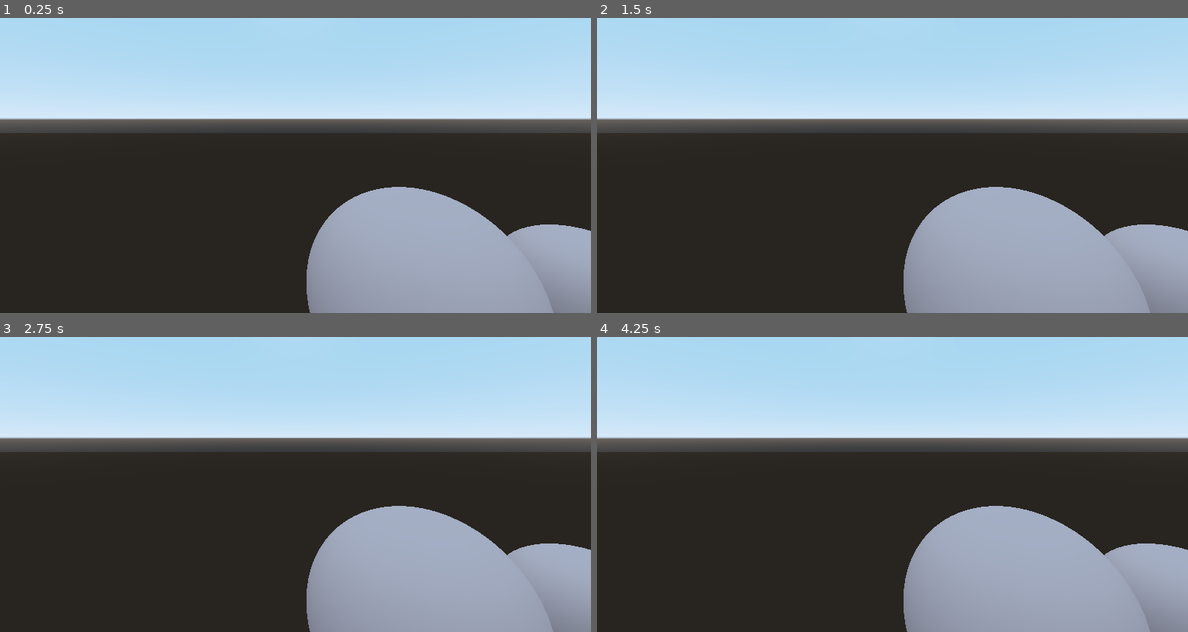
Above: before the commit, frames 1-4 (two rows, left to right).
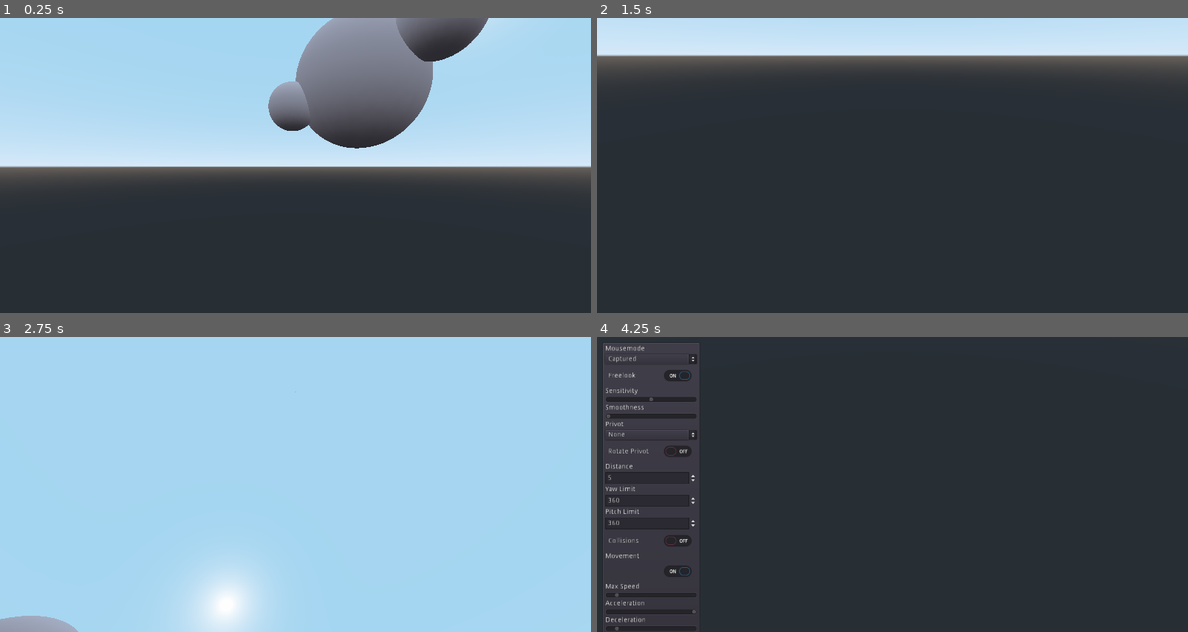
Above: after the commit, the same moments.

Repository: dzil123/webgl_render
Game: Godot game, scene res://Spatial.tscn
Same seed, same stepped clock (60 frames per second), same inputs: the game is played once before the commit and once after it.
Inputs (mouse positions are in pixels of both pictures, inside the frame that each line leads up to):
- Up to frame 1 (0.25 s): no input
- Up to frame 2 (1.5 s): tap Enter at 0.5 s; move the mouse to (1022, 150) at 0.52 s; hold Right (ui_right) 0.53-1.25 s; click (1022, 150) at 0.67 s; tap Space at 1.25 s; drag from (774, 180) to (862, 224) at 1.27 s
- Up to frame 3 (2.75 s): tap Enter at 2 s; move the mouse to (354, 419) at 2.02 s; hold Right (ui_right) from 2.03 s (still down); click (354, 419) at 2.17 s
- Up to frame 4 (4.25 s): release Right (ui_right) at 2.75 s; drag from (862, 543) to (715, 440) at 2.77 s; tap Space at 3.5 s; move the mouse to (1069, 528) at 3.52 s; hold Left (ui_left) from 3.53 s (still down); click (1069, 528) at 3.67 s; tap Escape (ui_cancel) at 4.15 s

The runs differ from the first frame. In frame 1, 52% of the frame differs, in the area x 0-100%, y 0-100%; in frame 2, 50%; in frame 3, 76%, in the area x 0-100%, y 18-100%; in frame 4, 62%.

Commit message:
why this weird distortion :(

Diff:
--- a/backend/CameraSer.gd
+++ b/backend/CameraSer.gd
@@ -1,4 +1,4 @@
 extends Camera
 
 func serialize():
-	return {"mat4": Util.to_mat4(transform), "fov": fov}
+	return {"mat4": Util.to_mat4(global_transform), "fov": fov}
--- a/backend/Spatial.tscn
+++ b/backend/Spatial.tscn
@@ -1,8 +1,9 @@
-[gd_scene load_steps=8 format=2]
+[gd_scene load_steps=9 format=2]
 
 [ext_resource path="res://SocketServer.gd" type="Script" id=1]
 [ext_resource path="res://CameraSer.gd" type="Script" id=2]
 [ext_resource path="res://Serializer.gd" type="Script" id=3]
+[ext_resource path="res://maujoe.camera_control/scripts/camera_control.gd" type="Script" id=4]
 
 [sub_resource type="SpatialMaterial" id=1]
 albedo_color = Color( 1, 0.831373, 0.831373, 1 )
@@ -21,8 +22,13 @@
 
 [node name="Spatial" type="Spatial"]
 
-[node name="Camera" type="Camera" parent="."]
-transform = Transform( 1, 0, 0, 0, 0.976296, 0.21644, 0, -0.21644, 0.976296, -3, 4.5, 4 )
+[node name="CameraHolder" type="Spatial" parent="."]
+transform = Transform( 0.760406, 0.00340049, 0.649439, 0, 0.999986, -0.00523596, -0.649448, 0.00398146, 0.760396, 3.824, -3.5, 7.625 )
+script = ExtResource( 4 )
+collisions = false
+max_speed = Vector3( 5, 5, 5 )
+
+[node name="Camera" type="Camera" parent="CameraHolder"]
 script = ExtResource( 2 )
 
 [node name="Sphere0" type="MeshInstance" parent="."]
--- /dev/null
+++ b/backend/maujoe.camera_control/scripts/camera_control.gd
@@ -0,0 +1,244 @@
+# Licensed under the MIT License.
+# Copyright (c) 2018-2020 Jaccomo Lorenz (Maujoe)
+
+extends Spatial
+
+# User settings:
+# General settings
+export var enabled = true setget set_enabled
+
+# See https://docs.godotengine.org/en/latest/classes/class_input.html?highlight=Input#enumerations
+export(int, "Visible", "Hidden", "Captured, Confined") var mouse_mode = Input.MOUSE_MODE_CAPTURED
+
+enum Freelook_Modes {MOUSE, INPUT_ACTION, MOUSE_AND_INPUT_ACTION}
+
+# Freelook settings
+export var freelook = true
+export (Freelook_Modes) var freelook_mode = 2
+export (float, 0.0, 1.0) var sensitivity = 0.5
+export (float, 0.0, 0.999, 0.001) var smoothness = 0.5 setget set_smoothness
+export (int, 0, 360) var yaw_limit = 360
+export (int, 0, 360) var pitch_limit = 360
+
+# Pivot Settings
+export(NodePath) var privot setget set_privot
+export var distance = 5.0 setget set_distance
+export var rotate_privot = false
+export var collisions = true setget set_collisions
+
+# Movement settings
+export var movement = true
+export (float, 0.0, 1.0) var acceleration = 1.0
+export (float, 0.0, 0.0, 1.0) var deceleration = 0.1
+export var max_speed = Vector3(1.0, 1.0, 1.0)
+export var local = true
+
+# Input Actions
+export var rotate_left_action = ""
+export var rotate_right_action = ""
+export var rotate_up_action = ""
+export var rotate_down_action = ""
+export var forward_action = "ui_up"
+export var backward_action = "ui_down"
+export var left_action = "ui_left"
+export var right_action = "ui_right"
+export var up_action = "ui_page_up"
+export var down_action = "ui_page_down"
+export var trigger_action = ""
+
+# Gui settings
+export var use_gui = true
+export var gui_action = "ui_cancel"
+
+# Intern variables.
+var _mouse_offset = Vector2()
+var _rotation_offset = Vector2()
+var _yaw = 0.0
+var _pitch = 0.0
+var _total_yaw = 0.0
+var _total_pitch = 0.0
+
+var _direction = Vector3(0.0, 0.0, 0.0)
+var _speed = Vector3(0.0, 0.0, 0.0)
+var _gui
+
+var _triggered=false
+
+const ROTATION_MULTIPLIER = 500
+
+func _ready():
+	_check_actions([
+		forward_action,
+		backward_action,
+		left_action,
+		right_action,
+		gui_action,
+		up_action,
+		down_action,
+		rotate_left_action,
+		rotate_right_action,
+		rotate_up_action,
+		rotate_down_action
+	])
+
+	if privot:
+		privot = get_node(privot)
+	else:
+		privot = null
+
+	set_enabled(enabled)
+
+	if use_gui:
+		_gui = preload("camera_control_gui.gd")
+		_gui = _gui.new(self, gui_action)
+		add_child(_gui)
+
+func _input(event):
+		if len(trigger_action)!=0:
+			if event.is_action_pressed(trigger_action):
+				_triggered=true
+			elif event.is_action_released(trigger_action):
+				_triggered=false
+		else:
+			_triggered=true
+		if freelook and _triggered:
+			if event is InputEventMouseMotion:
+				_mouse_offset = event.relative
+
+			_rotation_offset.x = Input.get_action_strength(rotate_right_action) - Input.get_action_strength(rotate_left_action)
+			_rotation_offset.y = Input.get_action_strength(rotate_down_action) - Input.get_action_strength(rotate_up_action)
+
+		if movement and _triggered:
+			_direction.x = Input.get_action_strength(right_action) - Input.get_action_strength(left_action)
+			_direction.y = Input.get_action_strength(up_action) - Input.get_action_strength(down_action)
+			_direction.z = Input.get_action_strength(backward_action) - Input.get_action_strength(forward_action)
+
+func _process(delta):
+	if _triggered:
+		_update_views(delta)
+
+func _update_views(delta):
+	if privot:
+		_update_distance()
+	if freelook:
+		_update_rotation(delta)
+	if movement:
+		_update_movement(delta)
+
+func _physics_process(delta):
+	if _triggered:
+		_update_views_physics(delta)
+
+func _update_views_physics(delta):
+	# Called when collision are enabled
+	_update_distance()
+	if freelook:
+		_update_rotation(delta)
+
+	var space_state = get_world().get_direct_space_state()
+	var obstacle = space_state.intersect_ray(privot.get_translation(),  get_translation())
+	if not obstacle.empty():
+		set_translation(obstacle.position)
+
+func _update_movement(delta):
+	var offset = max_speed * acceleration * _direction
+
+	_speed.x = clamp(_speed.x + offset.x, -max_speed.x, max_speed.x)
+	_speed.y = clamp(_speed.y + offset.y, -max_speed.y, max_speed.y)
+	_speed.z = clamp(_speed.z + offset.z, -max_speed.z, max_speed.z)
+
+	# Apply deceleration if no input
+	if _direction.x == 0:
+		_speed.x *= (1.0 - deceleration)
+	if _direction.y == 0:
+		_speed.y *= (1.0 - deceleration)
+	if _direction.z == 0:
+		_speed.z *= (1.0 - deceleration)
+
+	if local:
+		translate(_speed * delta)
+	else:
+		global_translate(_speed * delta)
+
+func _update_rotation(delta):
+	var offset = Vector2();
+
+	if not freelook_mode == Freelook_Modes.INPUT_ACTION:
+		offset += _mouse_offset * sensitivity
+	if not freelook_mode == Freelook_Modes.MOUSE:
+		offset += _rotation_offset * sensitivity * ROTATION_MULTIPLIER * delta
+
+	_mouse_offset = Vector2()
+
+	_yaw = _yaw * smoothness + offset.x * (1.0 - smoothness)
+	_pitch = _pitch * smoothness + offset.y * (1.0 - smoothness)
+
+	if yaw_limit < 360:
+		_yaw = clamp(_yaw, -yaw_limit - _total_yaw, yaw_limit - _total_yaw)
+	if pitch_limit < 360:
+		_pitch = clamp(_pitch, -pitch_limit - _total_pitch, pitch_limit - _total_pitch)
+
+	_total_yaw += _yaw
+	_total_pitch += _pitch
+
+	if privot:
+		var target = privot.get_translation()
+		var dist = get_translation().distance_to(target)
+
+		set_translation(target)
+		rotate_y(deg2rad(-_yaw))
+		rotate_object_local(Vector3(1,0,0), deg2rad(-_pitch))
+		translate(Vector3(0.0, 0.0, dist))
+
+		if rotate_privot:
+			privot.rotate_y(deg2rad(-_yaw))
+	else:
+		rotate_y(deg2rad(-_yaw))
+		rotate_object_local(Vector3(1,0,0), deg2rad(-_pitch))
+
+func _update_distance():
+	var t = privot.get_translation()
+	t.z -= distance
+	set_translation(t)
+
+func _update_process_func():
+	# Use physics process if collision are enabled
+	if collisions and privot:
+		set_physics_process(true)
+		set_process(false)
+	else:
+		set_physics_process(false)
+		set_process(true)
+
+func _check_actions(actions=[]):
+	if OS.is_debug_build():
+		for action in actions:
+			if not InputMap.has_action(action):
+				print('WARNING: No action "' + action + '"')
+
+func set_privot(value):
+	privot = value
+	_update_process_func()
+	if len(trigger_action)!=0:
+		_update_views(0)
+
+func set_collisions(value):
+	collisions = value
+	_update_process_func()
+
+func set_enabled(value):
+	enabled = value
+	if enabled:
+		Input.set_mouse_mode(mouse_mode)
+		set_process_input(true)
+		_update_process_func()
+	else:
+		set_process(false)
+		set_process_input(false)
+		set_physics_process(false)
+
+func set_smoothness(value):
+	smoothness = clamp(value, 0.001, 0.999)
+
+func set_distance(value):
+	distance = max(0, value)
--- /dev/null
+++ b/backend/maujoe.camera_control/scripts/camera_control_gui.gd
@@ -0,0 +1,296 @@
+# Licensed under the MIT License.
+# Copyright (c) 2018-2020 Jaccomo Lorenz (Maujoe)
+
+extends Control
+
+# Constant Gui Settings
+#*******************************************************************************
+const GUI_POS = Vector2(10, 10)
+const GUI_SIZE = Vector2(200, 0)
+const DRAGGABLE = true
+
+const CUSTOM_BACKGROUND = false
+const BACKGROUND_COLOR = Color(0.15, 0.17, 0.23, 0.75)
+
+const MAX_SPEED = 50
+#*******************************************************************************
+
+var camera
+var shortcut
+var node_list
+var privot
+var panel
+
+var mouse_over = false
+var mouse_pressed = false
+
+func _init(camera, shortcut):
+	self.camera = camera
+	self.shortcut = shortcut
+
+func _ready():
+	if camera.enabled:
+		set_process_input(true)
+
+		# Create Gui
+		panel = PanelContainer.new()
+		panel.set_begin(GUI_POS)
+		panel.set_custom_minimum_size(GUI_SIZE)
+
+		if CUSTOM_BACKGROUND:
+			var style = StyleBoxFlat.new()
+			style.set_bg_color(BACKGROUND_COLOR)
+			style.set_expand_margin_all(5)
+			panel.add_stylebox_override("panel", style)
+
+		var container = VBoxContainer.new()
+
+		var lbl_mouse = Label.new()
+		lbl_mouse.set_text("Mousemode")
+
+		var mouse = OptionButton.new()
+		mouse.add_item("Visible")
+		mouse.add_item("Hidden")
+		mouse.add_item("Captured")
+		mouse.add_item("Confined")
+		mouse.select(camera.mouse_mode)
+		mouse.connect("item_selected",self,"_on_opt_mouse_item_selected")
+
+		# Freelook
+		var freelook = CheckButton.new()
+		freelook.set_text("Freelook")
+		freelook.set_toggle_mode(true)
+		freelook.set_pressed(camera.freelook)
+		freelook.connect("toggled",self,"_on_btn_freelook_toggled")
+
+		var lbl_sensitivity = Label.new()
+		lbl_sensitivity.set_text("Sensitivity")
+
+		var sensitivity = HScrollBar.new()
+		sensitivity.set_max(1)
+		sensitivity.set_value(camera.sensitivity)
+		sensitivity.connect("value_changed",self,"_on_hsb_sensitivity_value_changed")
+
+		var lbl_smoothless = Label.new()
+		lbl_smoothless.set_text("Smoothness")
+
+		var smoothness = HScrollBar.new()
+		smoothness.set_max(0.999)
+		smoothness.set_min(0.5)
+		smoothness.set_value(camera.smoothness)
+		smoothness.connect("value_changed",self,"_on_hsb_smoothness_value_changed")
+
+		var lbl_privot = Label.new()
+		lbl_privot.set_text("Privot")
+
+		privot = OptionButton.new()
+		privot.set_text("Privot")
+		_update_privots(privot)
+		privot.connect("item_selected",self,"_on_opt_privot_item_selected")
+		privot.connect("pressed",self,"_on_opt_privot_pressed")
+
+		var btn_rot_privot = CheckButton.new()
+		btn_rot_privot.set_text("Rotate Privot")
+		btn_rot_privot.set_toggle_mode(true)
+		btn_rot_privot.set_pressed(camera.rotate_privot)
+		btn_rot_privot.connect("toggled",self,"_on_btn_rot_privot_toggled")
+
+		var lbl_distance = Label.new()
+		lbl_distance.set_text("Distance")
+
+		var distance = SpinBox.new()
+		distance.set_value(camera.distance)
+		distance.connect("value_changed",self,"_on_box_distance_value_changed")
+
+		var lbl_yaw = Label.new()
+		lbl_yaw.set_text("Yaw Limit")
+
+		var yaw = SpinBox.new()
+		yaw.set_max(360)
+		yaw.set_value(camera.yaw_limit)
+		yaw.connect("value_changed",self,"_on_box_yaw_value_changed")
+
+		var lbl_pitch = Label.new()
+		lbl_pitch.set_text("Pitch Limit")
+
+		var pitch = SpinBox.new()
+		pitch.set_max(360)
+		pitch.set_value(camera.pitch_limit)
+		pitch.connect("value_changed",self,"_on_box_pitch_value_changed")
+
+		var collisions = CheckButton.new()
+		collisions.set_text("Collisions")
+		collisions.set_toggle_mode(true)
+		collisions.set_pressed(camera.collisions)
+		collisions.connect("toggled",self,"_on_btn_collisions_toggled")
+
+		# Movement
+		var lbl_movement = Label.new()
+		lbl_movement.set_text("Movement")
+
+		var movement = CheckButton.new()
+		movement.set_pressed(camera.movement)
+		movement.connect("toggled",self,"_on_btn_movement_toggled")
+
+		var lbl_speed = Label.new()
+		lbl_speed.set_text("Max Speed")
+
+		var speed = HScrollBar.new()
+		speed.set_max(MAX_SPEED)
+		speed.set_value(camera.max_speed.x)
+		speed.connect("value_changed",self,"_on_hsb_speed_value_changed")
+
+		var lbl_acceleration = Label.new()
+		lbl_acceleration.set_text("Acceleration")
+
+		var acceleration = HScrollBar.new()
+		acceleration.set_max(1.0)
+		acceleration.set_value(camera.acceleration)
+		acceleration.connect("value_changed", self, "_in_hsb_acceleration_value_changed")
+
+		var lbl_deceleration = Label.new()
+		lbl_deceleration.set_text("Deceleration")
+
+		var deceleration = HScrollBar.new()
+		deceleration.set_max(1.0)
+		deceleration.set_value(camera.deceleration)
+		deceleration.connect("value_changed", self, "_in_hsb_deceleration_value_changed")
+
+		add_child(panel)
+		panel.add_child(container)
+		container.add_child(lbl_mouse)
+		container.add_child(mouse)
+		container.add_child(freelook)
+		container.add_child(lbl_sensitivity)
+		container.add_child(sensitivity)
+		container.add_child(lbl_smoothless)
+		container.add_child(smoothness)
+		container.add_child(lbl_privot)
+		container.add_child(privot)
+		container.add_child(btn_rot_privot)
+		container.add_child(lbl_distance)
+		container.add_child(distance)
+		container.add_child(lbl_yaw)
+		container.add_child(yaw)
+		container.add_child(lbl_pitch)
+		container.add_child(pitch)
+		container.add_child(collisions)
+		container.add_child(lbl_movement)
+		container.add_child(movement)
+		container.add_child(lbl_speed)
+		container.add_child(speed)
+		container.add_child(lbl_acceleration)
+		container.add_child(acceleration)
+		container.add_child(lbl_deceleration)
+		container.add_child(deceleration)
+
+		if DRAGGABLE:
+			panel.connect("mouse_entered", self, "_panel_entered")
+			panel.connect("mouse_exited", self, "_panel_exited")
+			container.connect("mouse_entered", self, "_panel_entered")
+			container.connect("mouse_exited", self, "_panel_exited")
+
+		self.hide()
+	else:
+		set_process_input(false)
+
+func _input(event):
+	if event.is_action_pressed(shortcut):
+		if camera.enabled:
+			camera.enabled = false
+			Input.set_mouse_mode(Input.MOUSE_MODE_VISIBLE)
+			self.show()
+		else:
+			camera.enabled = true
+			self.hide()
+
+	if DRAGGABLE:
+		if event is InputEventMouseButton and event.button_index == BUTTON_LEFT:
+			mouse_pressed = event.pressed
+
+		elif event is InputEventMouseMotion and mouse_over and mouse_pressed:
+			panel.set_begin(panel.get_begin() + event.relative)
+
+func _update_privots(privot):
+	privot.clear()
+	privot.add_item("None")
+	node_list = _get_spatials_recusiv(get_tree().get_root(), [get_name(), camera.get_name()])
+
+	var size = node_list.size()
+	for i in range(0, size):
+		var node = node_list[i]
+		privot.add_item(node.get_name())
+		if node == camera.privot:
+			privot.select(i+1)
+
+	if not camera.privot:
+		privot.select(0)
+
+
+func _get_spatials_recusiv(node, exceptions=[]):
+	var list = []
+	for child in node.get_children():
+		if not child.get_name() in exceptions:
+			if child is Spatial:
+				list.append(child)
+			if not child.get_children().empty():
+				for subchild in _get_spatials_recusiv(child, exceptions):
+					list.append(subchild)
+	return list
+
+func _panel_entered():
+	mouse_over = true
+
+func _panel_exited():
+	mouse_over = false
+
+func _on_opt_mouse_item_selected(id):
+	camera.mouse_mode = id
+
+func _on_btn_freelook_toggled(pressed):
+	camera.freelook = pressed
+
+func _on_hsb_sensitivity_value_changed(value):
+	camera.sensitivity = value
+
+func _on_hsb_smoothness_value_changed(value):
+	camera.smoothness = value
+
+func _on_opt_privot_pressed():
+	_update_privots(privot)
+
+func _on_opt_privot_item_selected(id):
+	if id > 0:
+		camera.privot = node_list[id-1]
+	else:
+		camera.privot = null
+	privot.select(id)
+
+func _on_btn_rot_privot_toggled(pressed):
+	camera.rotate_privot = pressed
+
+func _on_box_distance_value_changed(value):
+	camera.distance = value
+
+func _on_box_yaw_value_changed(value):
+	camera.yaw_limit = value
+
+func _on_box_pitch_value_changed(value):
+	camera.pitch_limit = value
+
+func _on_btn_collisions_toggled(pressed):
+	camera.collisions = pressed
+
+func _on_btn_movement_toggled(pressed):
+	camera.movement = pressed
+
+func _on_hsb_speed_value_changed(value):
+	camera.max_speed.x = value
+	camera.max_speed.y = value
+	camera.max_speed.z = value
+
+func _in_hsb_acceleration_value_changed(value):
+	camera.acceleration = value
+
+func _in_hsb_deceleration_value_changed(value):
+	camera.deceleration = value
--- a/backend/project.godot
+++ b/backend/project.godot
@@ -28,6 +28,49 @@
 
 window/size/width=1200
 
+[input]
+
+ui_left={
+"deadzone": 0.5,
+"events": [ Object(InputEventKey,"resource_local_to_scene":false,"resource_name":"","device":0,"alt":false,"shift":false,"control":false,"meta":false,"command":false,"pressed":false,"scancode":16777231,"physical_scancode":0,"unicode":0,"echo":false,"script":null)
+, Object(InputEventJoypadButton,"resource_local_to_scene":false,"resource_name":"","device":0,"button_index":14,"pressure":0.0,"pressed":false,"script":null)
+, Object(InputEventKey,"resource_local_to_scene":false,"resource_name":"","device":0,"alt":false,"shift":false,"control":false,"meta":false,"command":false,"pressed":false,"scancode":0,"physical_scancode":65,"unicode":0,"echo":false,"script":null)
+ ]
+}
+ui_right={
+"deadzone": 0.5,
+"events": [ Object(InputEventKey,"resource_local_to_scene":false,"resource_name":"","device":0,"alt":false,"shift":false,"control":false,"meta":false,"command":false,"pressed":false,"scancode":16777233,"physical_scancode":0,"unicode":0,"echo":false,"script":null)
+, Object(InputEventJoypadButton,"resource_local_to_scene":false,"resource_name":"","device":0,"button_index":15,"pressure":0.0,"pressed":false,"script":null)
+, Object(InputEventKey,"resource_local_to_scene":false,"resource_name":"","device":0,"alt":false,"shift":false,"control":false,"meta":false,"command":false,"pressed":false,"scancode":0,"physical_scancode":68,"unicode":0,"echo":false,"script":null)
+ ]
+}
+ui_up={
+"deadzone": 0.5,
+"events": [ Object(InputEventKey,"resource_local_to_scene":false,"resource_name":"","device":0,"alt":false,"shift":false,"control":false,"meta":false,"command":false,"pressed":false,"scancode":16777232,"physical_scancode":0,"unicode":0,"echo":false,"script":null)
+, Object(InputEventJoypadButton,"resource_local_to_scene":false,"resource_name":"","device":0,"button_index":12,"pressure":0.0,"pressed":false,"script":null)
+, Object(InputEventKey,"resource_local_to_scene":false,"resource_name":"","device":0,"alt":false,"shift":false,"control":false,"meta":false,"command":false,"pressed":false,"scancode":0,"physical_scancode":87,"unicode":0,"echo":false,"script":null)
+ ]
+}
+ui_down={
+"deadzone": 0.5,
+"events": [ Object(InputEventKey,"resource_local_to_scene":false,"resource_name":"","device":0,"alt":false,"shift":false,"control":false,"meta":false,"command":false,"pressed":false,"scancode":16777234,"physical_scancode":0,"unicode":0,"echo":false,"script":null)
+, Object(InputEventJoypadButton,"resource_local_to_scene":false,"resource_name":"","device":0,"button_index":13,"pressure":0.0,"pressed":false,"script":null)
+, Object(InputEventKey,"resource_local_to_scene":false,"resource_name":"","device":0,"alt":false,"shift":false,"control":false,"meta":false,"command":false,"pressed":false,"scancode":0,"physical_scancode":83,"unicode":0,"echo":false,"script":null)
+ ]
+}
+ui_page_up={
+"deadzone": 0.5,
+"events": [ Object(InputEventKey,"resource_local_to_scene":false,"resource_name":"","device":0,"alt":false,"shift":false,"control":false,"meta":false,"command":false,"pressed":false,"scancode":16777235,"physical_scancode":0,"unicode":0,"echo":false,"script":null)
+, Object(InputEventKey,"resource_local_to_scene":false,"resource_name":"","device":0,"alt":false,"shift":false,"control":false,"meta":false,"command":false,"pressed":false,"scancode":0,"physical_scancode":69,"unicode":0,"echo":false,"script":null)
+ ]
+}
+ui_page_down={
+"deadzone": 0.5,
+"events": [ Object(InputEventKey,"resource_local_to_scene":false,"resource_name":"","device":0,"alt":false,"shift":false,"control":false,"meta":false,"command":false,"pressed":false,"scancode":16777236,"physical_scancode":0,"unicode":0,"echo":false,"script":null)
+, Object(InputEventKey,"resource_local_to_scene":false,"resource_name":"","device":0,"alt":false,"shift":false,"control":false,"meta":false,"command":false,"pressed":false,"scancode":0,"physical_scancode":81,"unicode":0,"echo":false,"script":null)
+ ]
+}
+
 [physics]
 
 common/physics_fps=30
Not shown, added: backend/maujoe.camera_control/LICENSE.md
Not shown, changed: frontend/src/main.ts
Not shown, changed: frontend/src/websocket.ts
